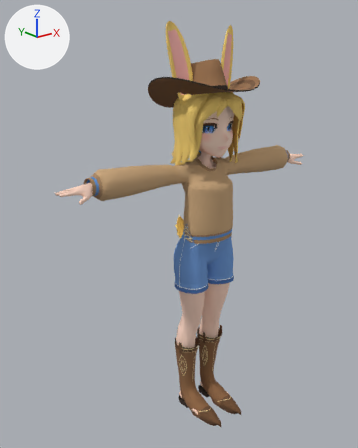
Two versions of the FBX model Packages/net.wirenook.cass/BlenderExports/cass.fbx, one commit apart.
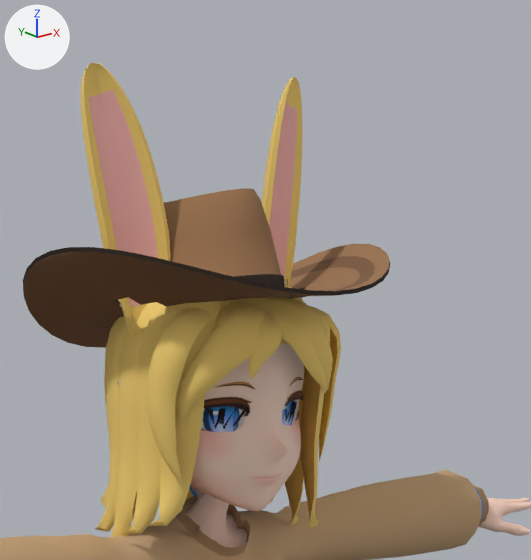
The first picture shows the older version from a camera (50 mm lens) standing at (-1.69, -1.92, 1.91) and looking at (-0.09, 0.08, 1.11). The close-ups show the older and then the newer version on the part from 39% to 85% of the width and 0% to 38% of the height of that picture. Only the edits that show in the close-ups are written down. Lighting does not change. The marker at upper left points along +X, +Y and +Z. Where no turn or scale is listed for an object, it has been applied to the vertices. Vertices at exactly the same position are counted once.

The first close-up shows 'Body', 'Ears', 'Hair', 'Outfit_Hat', 'Outfit_Sweater', 'Skin'.
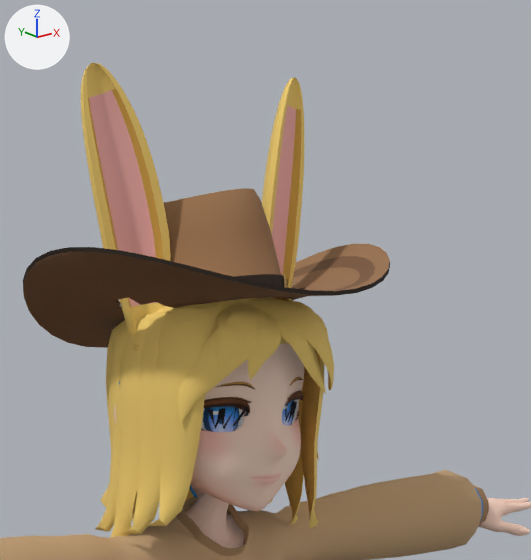
Boxes (x1, y1, x2, y2) around the edits, measured in the close-ups (531 x 560 px; the box of a moved part takes in the faces that stretch with it):
```json
{"object": "Hair", "change": "reshaped", "before": [96, 284, 341, 537], "after": [96, 297, 334, 537]}
{"object": "Ears", "change": "reshaped", "before": [81, 63, 303, 337], "after": [81, 63, 304, 351]}
{"part": 1, "of": "me_ears", "change": "deleted", "before": [126, 314, 143, 337], "on screen": "mostly hidden"}
{"part": 2, "of": "me_ears", "change": "reshaped", "before": [265, 77, 303, 286], "after": [265, 77, 304, 288]}
{"part": 3, "of": "me_ears", "change": "reshaped", "before": [83, 63, 171, 335], "after": [83, 63, 171, 336]}
{"part": 4, "of": "me_hair", "change": "moved or reshaped", "before": [101, 284, 341, 523], "after": [101, 297, 334, 523]}
```

Scene script edits in JSON lines:
```json
{"block": "me_hair", "where": "# used by ob_hair; location = (0.0, 0.0, 0.0)"}
{"op": "remove", "block": "me_hair", "code": "me_hair.from_pydata(...)  # 4086 vertices, 4061 faces; spans x -0.183..0.185, y -0.203..0.168, z 1.428..1.827"}
{"op": "add", "block": "me_hair", "code": "me_hair.from_pydata(...)  # 4086 vertices, 4061 faces; spans x -0.174..0.185, y -0.199..0.168, z 1.428..1.826"}
{"block": "me_hair", "change": "me_hair part 4: 2533 of 4086 vertices moved; they spanned x -0.183..0.176, y -0.203..0.148, z 1.455..1.827 and now span x -0.162..0.167, y -0.199..0.148, z 1.455..1.826; mean shift (0.0, 0.001, -0.002); largest move (-0.168, -0.122, 1.746) -> (-0.136, -0.102, 1.725)"}
{"block": "me_hair", "change": "other edits to the shape of me_hair do not show in these pictures"}
{"block": "me_ears", "where": "# used by ob_ears; location = (0.0, 0.0, 0.0)"}
{"op": "remove", "block": "me_ears", "code": "me_ears.from_pydata(...)  # 748 vertices, 732 faces; spans x -0.216..0.216, y -0.051..0.031, z 1.714..2.116"}
{"op": "add", "block": "me_ears", "code": "me_ears.from_pydata(...)  # 820 vertices, 804 faces; spans x -0.216..0.216, y -0.061..0.031, z 1.714..2.116"}
{"block": "me_ears", "change": "me_ears part 1: 11 loose pieces with 275 vertices, spanning x -0.161..0.16, y -0.051..0.015, z 1.729..1.799, are deleted"}
{"block": "me_ears", "change": "me_ears part 2: 72 vertices moved from x 0.096..0.213, y -0.029..0.024, z 1.716..2.114 to x 0.095..0.215, y -0.032..0.023, z 1.715..2.115; 18 vertices removed from x 0.114..0.196, y -0.015..0.023, z 1.727..2.111; 204 vertices added at x 0.084..0.203, y -0.061..0.024, z 1.717..2.113"}
{"block": "me_ears", "change": "me_ears part 3: 72 vertices moved from x -0.213..-0.096, y -0.029..0.024, z 1.716..2.114 to x -0.215..-0.095, y -0.032..0.023, z 1.715..2.115; 18 vertices removed from x -0.196..-0.114, y -0.015..0.023, z 1.727..2.111; 179 vertices added at x -0.203..-0.086, y -0.058..0.024, z 1.717..2.113"}
{"block": "me_ears", "change": "other edits to the shape of me_ears do not show in these pictures"}
```
